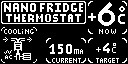
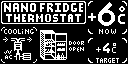
Two versions of the same layered image (128×64). Layer-by-layer changes:
painted on "Title" over (x1=40, y1=30, x2=86, y2=63)
painted on "Compressor" over (x1=40, y1=30, x2=86, y2=63)
hid "Current Readings" over (x1=40, y1=30, x2=86, y2=63)
painted on "Target Temperature" over (x1=40, y1=30, x2=86, y2=63)
showed "Fridge", painted on it over (x1=40, y1=30, x2=86, y2=63)
painted on "Current temperature" over (x1=40, y1=30, x2=86, y2=63)
